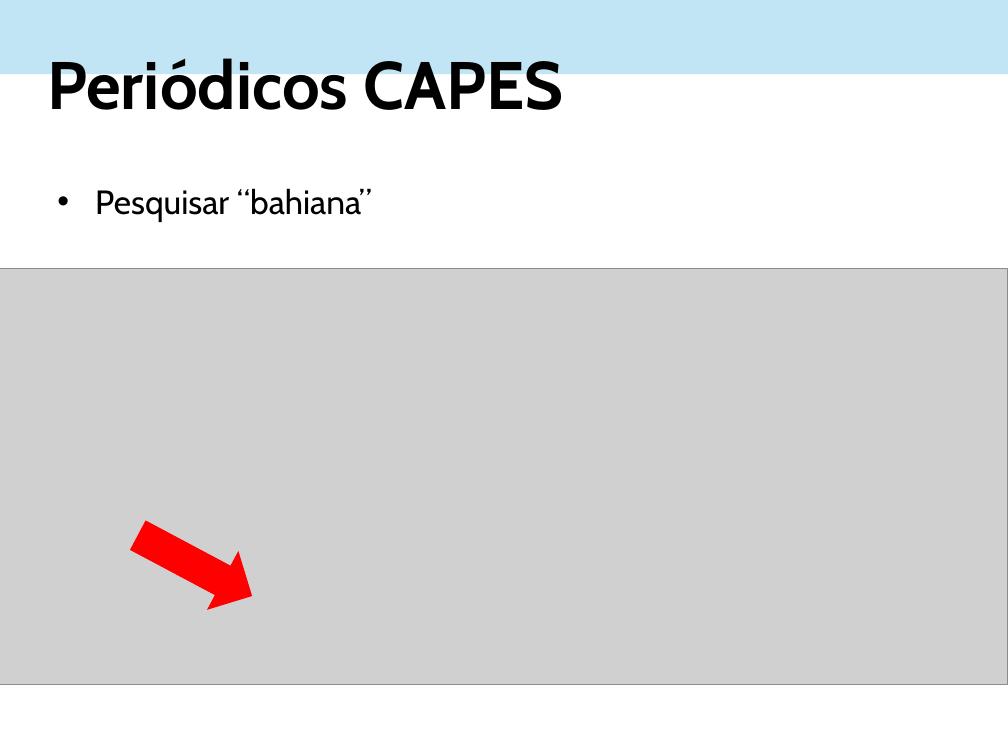
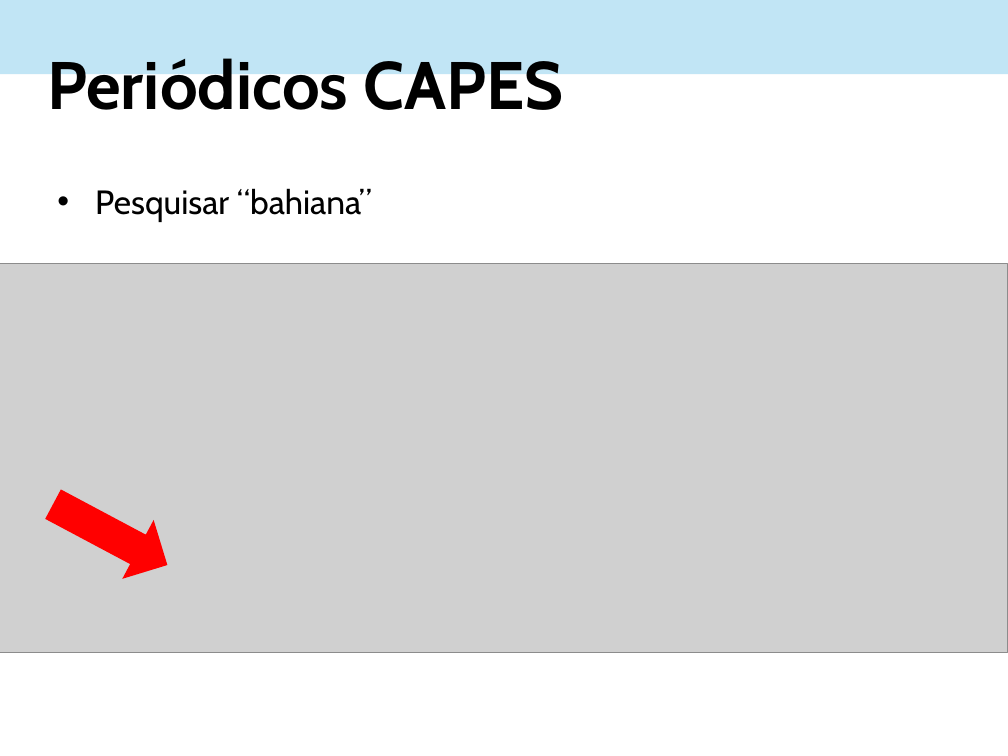
Before and after one commit to lpmor22/docs, a slide deck: slide 5 of slides/informatica_busca-artigos.pptx. Drawn at 1008x756 pixels with LibreOffice and Linux fonts; fonts in the diff are those of the drawing; grey boxes stand for pictures. Boxes give left, top, right and bottom in pixels: in the first picture for what was removed or moved away, otherwise in the second. Text is boxed around its words. In the diff, an @@ line names an element or a change of style, - is before the commit and + after.

```diff
--- a/slides/informatica_busca-artigos.pptx
+++ b/slides/informatica_busca-artigos.pptx
@@ picture: place and size @@
-picture at (0,269,1008,685)
+picture at (0,264,1008,653)
@@ right arrow: place and size @@
-right arrow at (122,506,268,625)
+right arrow at (37,474,183,594)
```
Also in this commit, not shown: 6 other slides changed, 1 slide removed.
